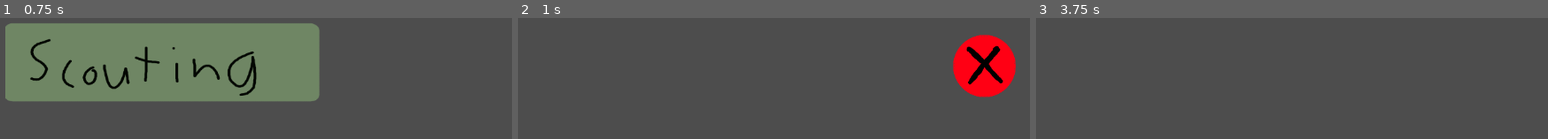
Above: before the commit, frames 1-3 (left to right).
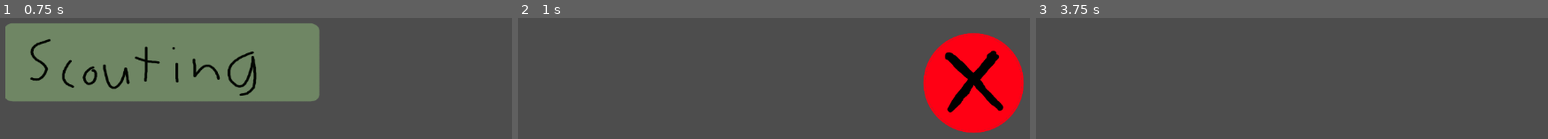
Above: after the commit, the same moments.

Repository: frc6357/ScoutingPass2026
Game: Godot game, scene res://Scenes/main.tscn
Two runs of this game, one before a commit and one after it. Both use one fixed random seed, a clock stepped at 60 frames per second and the inputs below.
Inputs:
- Up to frame 1 (0.75 s): tap Enter at 0.5 s; tap M (main) at 0.6 s
- Up to frame 2 (1 s): tap S (scouting) at 0.8 s
- Up to frame 3 (3.75 s): tap Space at 1.25, 2.75 s; tap S (scouting) at 1.35, 2.3 s; tap M (main) at 1.55, 2.1, 3.05 s; tap Enter at 2, 3.5 s; tap G (minigame) at 2.85 s; tap P (pit) at 3.6 s

Frame 1 is identical in both runs. In frame 2, 9.5% of the frame differs, in the area x 79-99%, y 12-95%; in frame 3, nothing differs.

Commit message:
Update match_scouting.tscn

Diff:
--- a/Scenes/match_scouting.tscn
+++ b/Scenes/match_scouting.tscn
@@ -1,9 +1,11 @@
-[gd_scene load_steps=5 format=3 uid="uid://debhkbfae60wr"]
+[gd_scene load_steps=6 format=3 uid="uid://debhkbfae60wr"]
 
 [ext_resource type="Script" path="res://Scripts/match_scouting.gd" id="1_u2ron"]
 [ext_resource type="PackedScene" uid="uid://dyich51qwix0q" path="res://Scenes/qr_code_generator.tscn" id="2_77k5n"]
 [ext_resource type="PackedScene" uid="uid://b4uye4bit4uft" path="res://Scenes/data_storage.tscn" id="3_rvlpy"]
 [ext_resource type="Texture2D" uid="uid://6wksducocnk1" path="res://Assets/button2.png" id="4_hhm0p"]
+
+[sub_resource type="CircleShape2D" id="CircleShape2D_5wm3b"]
 
 [node name="MatchScouting" type="Node2D"]
 script = ExtResource("1_u2ron")
@@ -15,8 +17,12 @@
 [node name="DataStorage" parent="." instance=ExtResource("3_rvlpy")]
 
 [node name="Return to menu" type="TouchScreenButton" parent="."]
+position = Vector2(474, -221)
+scale = Vector2(8, 8)
+shape = SubResource("CircleShape2D_5wm3b")
+action = "main"
 
 [node name="Image" type="Sprite2D" parent="Return to menu"]
-position = Vector2(499, -240)
-scale = Vector2(0.25, 0.25)
+position = Vector2(1.25, 1.5)
+scale = Vector2(0.05, 0.05)
 texture = ExtResource("4_hhm0p")
